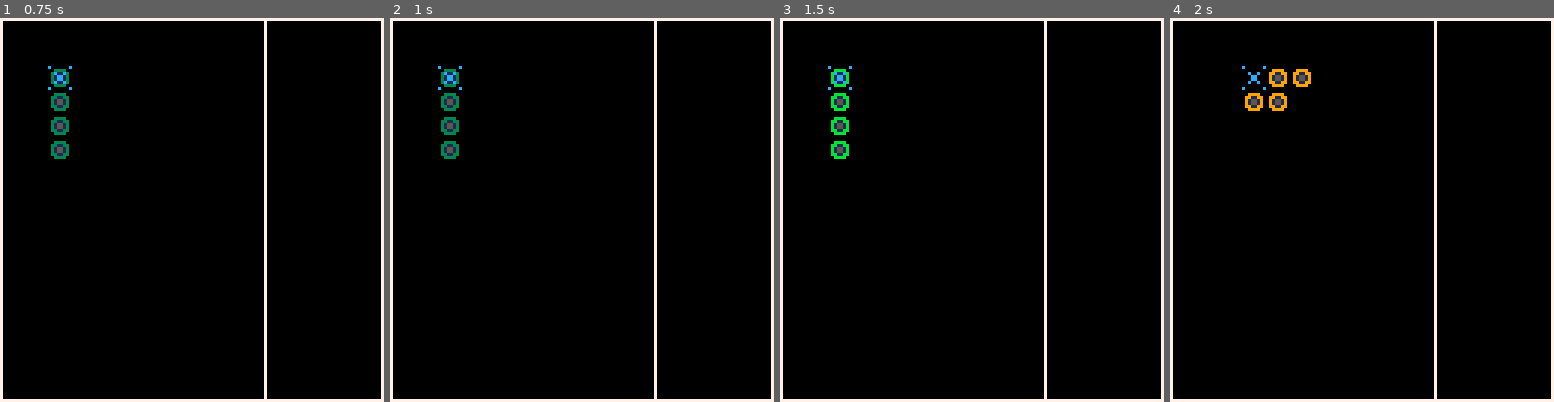
Above: before the commit, frames 1-4 (left to right).
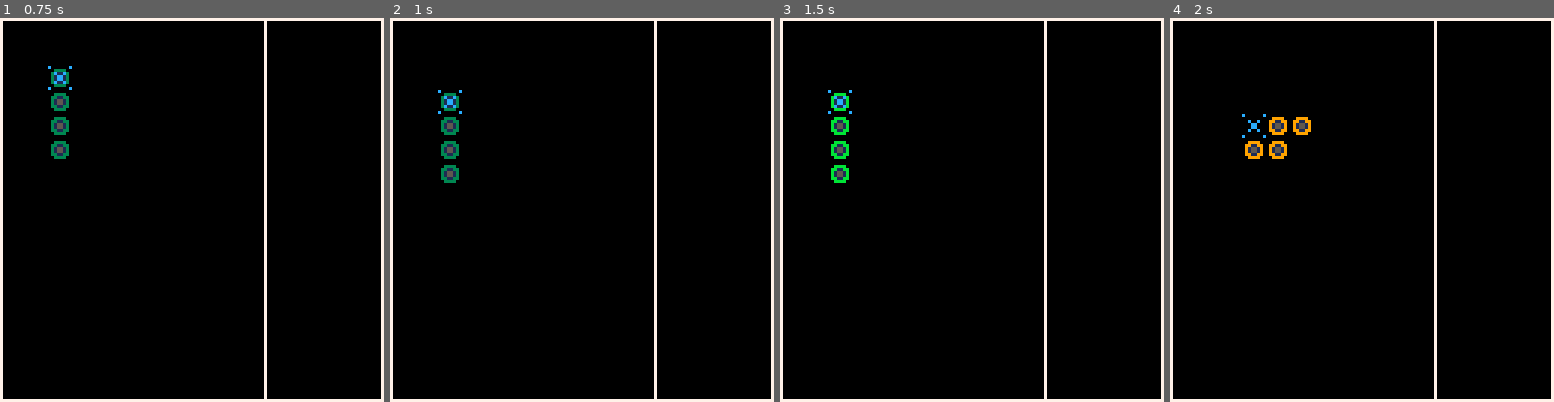
Above: after the commit, the same moments.

Repository: eduszesz/letris
Game: PICO-8 cartridge letris.p8
The game is run twice, just before and just after one commit, with the same random seed, the same clock (stepped at 60 frames per second) and the same inputs.
Inputs:
- Up to frame 1 (0.75 s): tap X (X key) at 0.33 s; tap O (Z key) at 0.7 s
- Up to frame 2 (1 s): no input
- Up to frame 3 (1.5 s): tap X (X key) at 1.07 s
- Up to frame 4 (2 s): hold Right from 1.6 s (still down); tap O (Z key) at 1.7 s; tap X (X key) at 1.85 s

Frame 1 is identical in both runs. In frame 2, 0.5% of the frame differs, in the area x 12-19%, y 12-43%; in frame 3, 0.5%; in frame 4, 1.7%, in the area x 18-37%, y 12-37%.

Commit message:
movement and fix pieces on the bottom

Diff:
--- a/letris.p8
+++ b/letris.p8
@@ -6,6 +6,7 @@
 
 function _init()
 	t=0
+	rt=30
 	px=16
 	py=16
 	cpi=1
@@ -16,7 +17,16 @@
 	p5={{1,1,0},{0,1,1}}
 	p6={{1,0},{1,1},{0,1}}
 	p7={{0,1},{1,1},{1,0}}
-	cp={p1,p2,p3,p4,p5,p6,p7}
+	p8={{1,1},{1,0},{1,0}}
+	p9={{1,1},{0,1},{0,1}}
+	p10={{0,0,1},{1,1,1}}
+	p11={{1,0,0},{1,1,1}}
+	p12={{0,1,0},{1,1,1}}
+	p13={{1,0},{1,1},{1,0}}
+	p14={{1,1,1},{0,1,0}}
+	p15={{0,1},{1,1},{0,1}}
+	cp={p1,p2,p3,p4,p5,p6,p7,p8,
+		p9,p10,p11,p12,p13,p14,p15}
 	co=flr(rnd(15)+1)
 	p=cp[1]
 end
@@ -24,11 +34,21 @@
 function _update()
 	t+=1
 
-	if btnp(0) then
+	if t%rt==0 then
+		py+=8
+	end
+
+	if btn(3) then
+		rt=4
+	else
+		rt=30
+	end
+
+	if btnp(0) and px>2 then
 		px-=8
 	end
 
-	if btnp(1) then
+	if btnp(1) and px<(88-le()) then
 		px+=8
 	end
 
@@ -42,6 +62,9 @@
 	if btnp(4) then
 		p=transpose()
 		p=m_multi(p)
+		if (px+le())>88 then
+			px-=px+le()-88
+		end
 	end
 
 end
@@ -53,10 +76,14 @@
 	rect(0,0,127,127,7)
 	rect(0,0,88,127,7)
 	spr(3,px,py)
+	fix()
+	map()
 
 	--debug
 	--print_p(p,32,32)
 	--print_p(m_multi(p),100,100)
+	--print(px.." "..py,100,120,8)
+	--print("l="..(px+le()),100,110,8)
 end
 
 function draw_p(_p)
@@ -116,6 +143,36 @@
 		end
 	end
 end
+
+function le()
+	--length of a piece
+	--in pixels
+	local le=#p[1]*8
+	return le
+end
+
+function he()
+	--heigth of a piece
+	--in pixels
+	local he=#p*8
+	return he
+end
+
+function fix()
+	local x,y=px/8,py/8
+	if (he()+py)>120 then
+		for i=1,#p do
+			for j=1,#p[i] do
+				if p[i][j]==1 then
+					mset(x+(j-1),y+(i-1),2)
+				end
+			end
+		end
+		px,py=40,8
+		p=cp[flr(rnd(15)+1)]
+	end
+end
+
 __gfx__
 000000000000000000000000c000000c000000000000000000000000000000000000000000000000000000000000000000000000000000000000000000000000
 0000000000eeee000066660000000000000000000000000000000000000000000000000000000000000000000000000000000000000000000000000000000000
